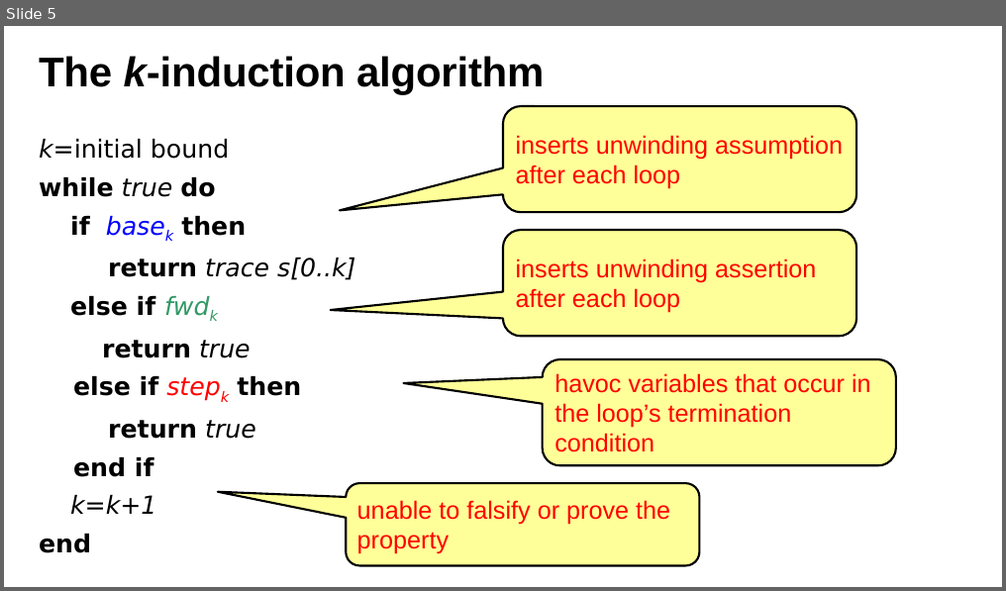
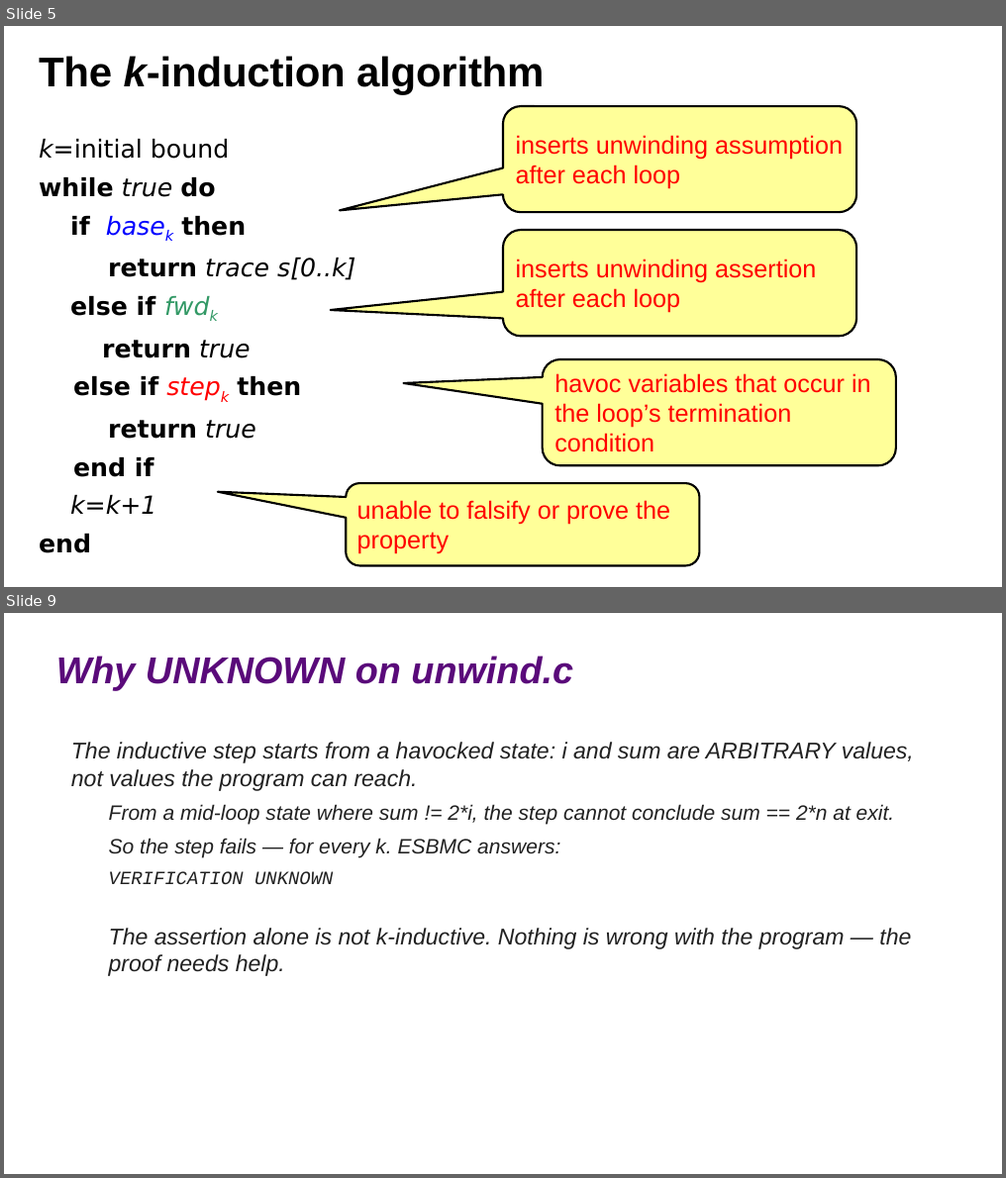
Before and after one commit to lucasccordeiro/unifei, a slide deck: slides/session2/03-k-induction.pptx. Shown one above the other, each under a label of ours: slide 5 before the commit, slides 5 and 9 after it; the slides between them are not shown. The pictures are 1006x591 and 1006x1178 pixels, drawn with LibreOffice and Linux fonts; fonts in the diff are those of the drawing. Boxes give left, top, right and bottom in pixels: in the first picture for what was removed or moved away, otherwise in the second. Text is boxed around its words. In the diff, an @@ line names an element or a change of style, - is before the commit and + after.

```diff
--- a/slides/session2/03-k-induction.pptx
+++ b/slides/session2/03-k-induction.pptx
@@ slide 9 added at [4,613,1002,1174], background #FFFFFF @@
@@ text added at [56,656,573,691], 36 pt, text #5A0A7A, bold, italic @@
+Why UNKNOWN on unwind.c
@@ text added at [71,742,914,976], 22 pt, text #212121, italic @@
+The inductive step starts from a havocked state: i and sum are ARBITRARY values, not values the program can reach.
+  From a mid-loop state where sum != 2*i, the step cannot conclude sum == 2*n at exit.
+  So the step fails — for every k. ESBMC answers:
+  VERIFICATION UNKNOWN
+The assertion alone is not k-inductive. Nothing is wrong with the program — the proof needs help.
```
Also in this commit, not shown: 4 other slides added, 12 other files.
